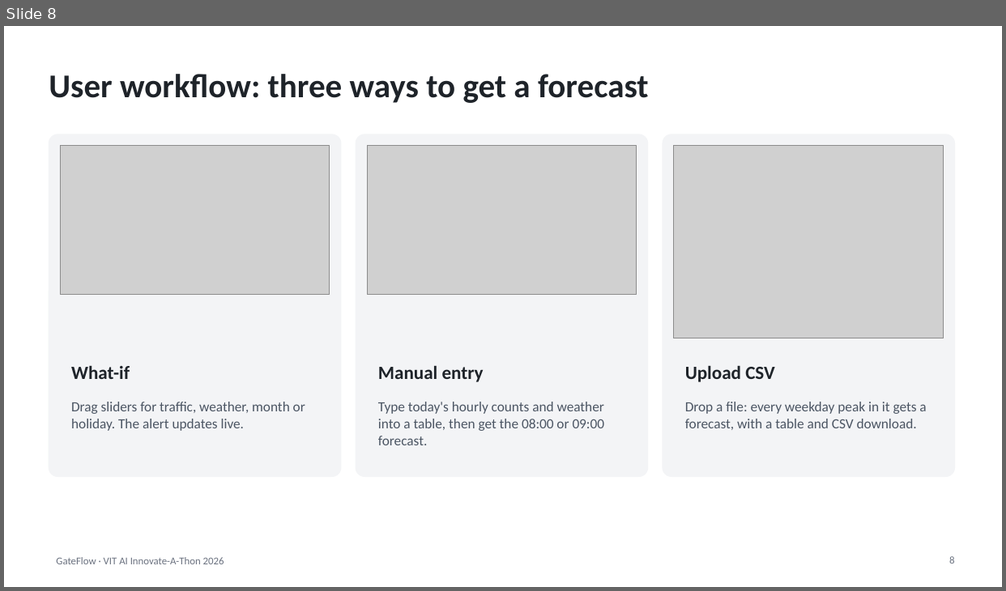
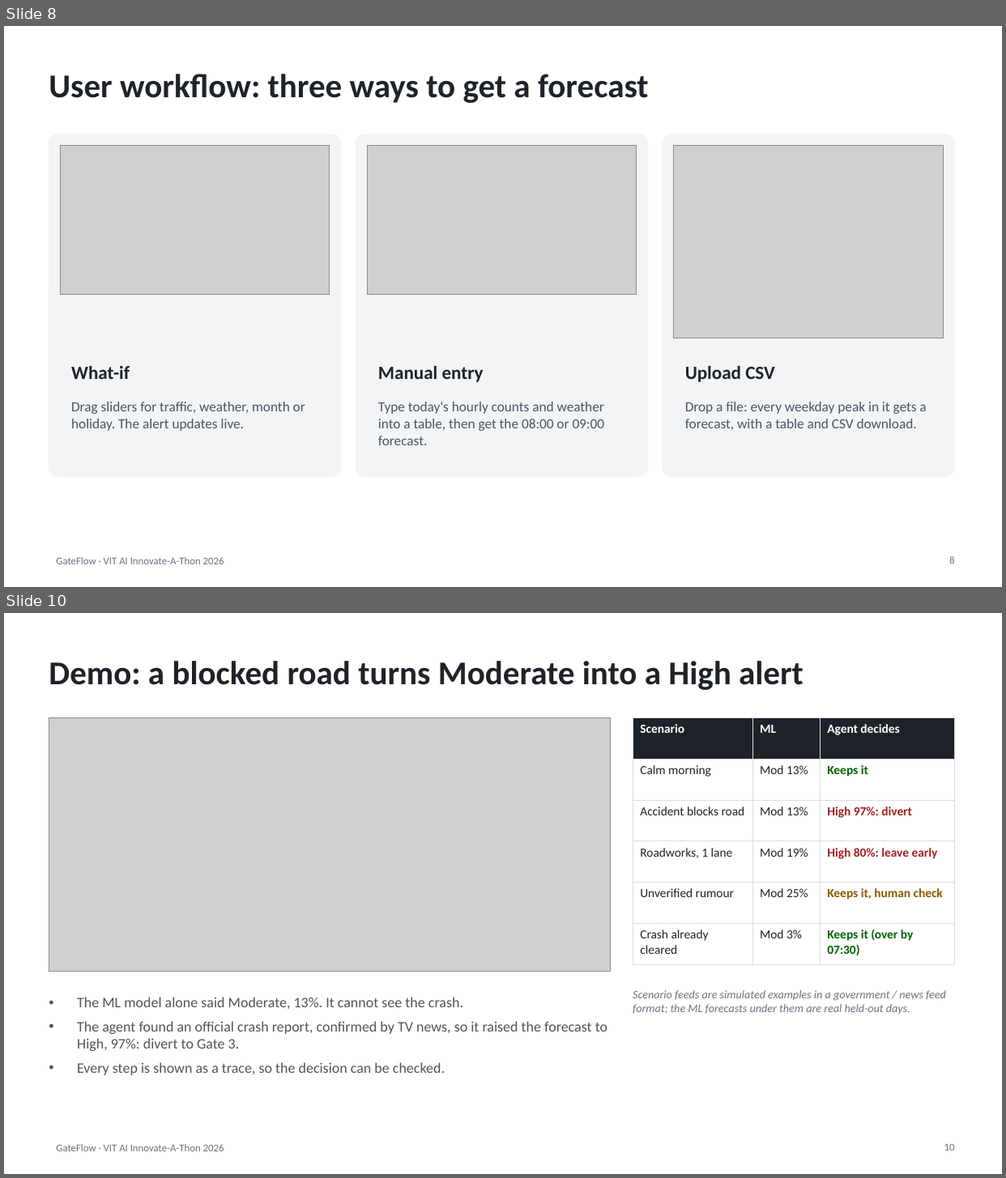
Before and after one commit to AnmolDiwan/gateflow-congestion-alert, a slide deck: docs/GateFlow_Presentation.pptx. Shown one above the other, each under a label of ours: slide 8 before the commit, slides 8 and 10 after it; the slides between them are not shown. The pictures are 1006x591 and 1006x1178 pixels, drawn with LibreOffice and Linux fonts; fonts in the diff are those of the drawing; grey boxes stand for pictures. Boxes give left, top, right and bottom in pixels: in the first picture for what was removed or moved away, otherwise in the second. Text is boxed around its words. In the diff, an @@ line names an element or a change of style, - is before the commit and + after.

```diff
--- a/docs/GateFlow_Presentation.pptx
+++ b/docs/GateFlow_Presentation.pptx
@@ slide 10 added at (4,613,1002,1174), background #FFFFFF; not listed: 1 template element that a slide beside it also shows @@
@@ text added at (49,661,803,690), 32 pt, text #1E2329, bold @@
+Demo: a blocked road turns Moderate into a High alert
@@ picture added at (49,717,611,972) @@
@@ table added at (633,717,955,959), 6 rows, 3 columns @@
+Scenario | ML | Agent decides
+Calm morning | Mod 13% | Keeps it
+Accident blocks road | Mod 13% | High 97%: divert
+Roadworks, 1 lane | Mod 19% | High 80%: leave early
+Unverified rumour | Mod 25% | Keeps it, human check
+Crash already cleared | Mod 3% | Keeps it (over by 07:30)
@@ text added at (77,997,607,1076), 14 pt, text #4B5563 @@
+• The ML model alone said Moderate, 13%. It cannot see the crash.
+• The agent found an official crash report, confirmed by TV news, so it raised the forecast to High, 97%: divert to Gate 3.
+• Every step is shown as a trace, so the decision can be checked.
@@ text added at (633,990,946,1014), 11 pt, text #6B7280, italic @@
+Scenario feeds are simulated examples in a government / news feed format; the ML forecasts under them are real held-out days.
@@ page number added at (944,1144,955,1151), 10 pt, text #6B7280 @@
+10
```
Also in this commit, not shown: 3 slides changed, 1 other slide added, 6 other files.
